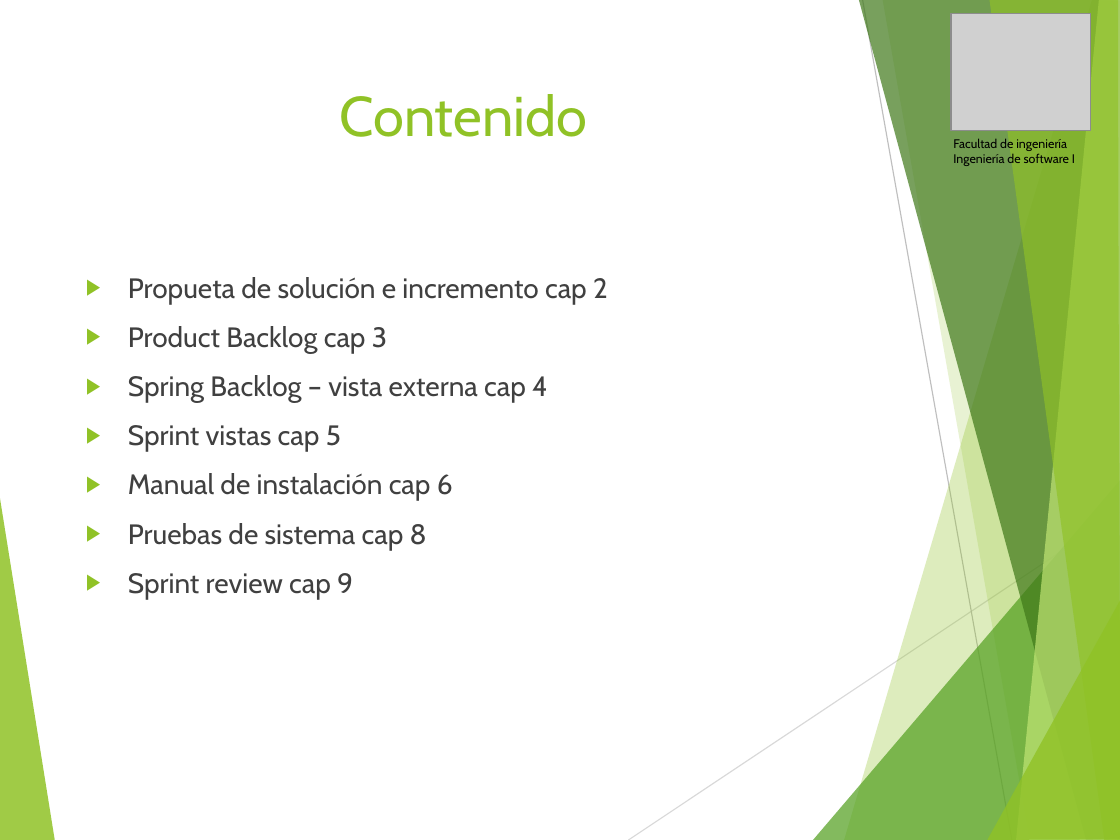
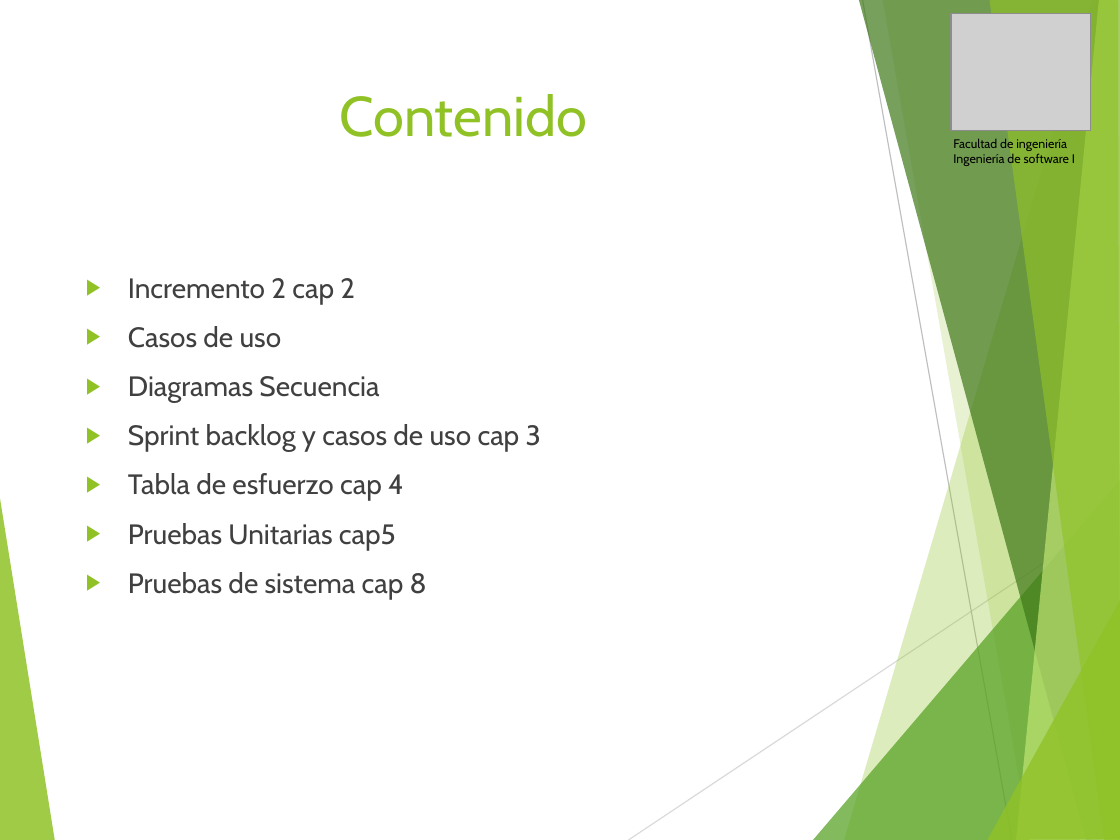
Before and after one commit to vixo23/ING-DE-SOFTWARE, a slide deck: slide 2 of INCREMENTO2/PPTS/PPt Segundo incremento scrum++.pptx. Drawn at 1120x840 pixels with LibreOffice and Linux fonts; fonts in the diff are those of the drawing; grey boxes stand for pictures. Boxes give left, top, right and bottom in pixels: in the first picture for what was removed or moved away, otherwise in the second. Text is boxed around its words. In the diff, an @@ line names an element or a change of style, - is before the commit and + after.

Commit message:
PPT 2do incremento

```diff
--- a/INCREMENTO2/PPTS/PPt Segundo incremento scrum++.pptx
+++ b/INCREMENTO2/PPTS/PPt Segundo incremento scrum++.pptx
@@ text at box(128, 278, 541, 550): text changed @@
-▶ Propueta de solución e incremento cap 2
-▶ Product Backlog cap 3
-▶ Spring Backlog – vista externa cap 4
-▶ Sprint vistas cap 5
-▶ Manual de instalación cap 6
+▶ Incremento 2 cap 2
+▶ Casos de uso
+▶ Diagramas Secuencia
+▶ Sprint backlog y casos de uso cap 3
+▶ Tabla de esfuerzo cap 4
+▶ Pruebas Unitarias cap5
@@ text at box(128, 573, 353, 599): paragraph removed @@
-▶ Sprint review cap 9
```
Also in this commit, not shown: 4 other slides changed, 4 slides added, 6 slides removed.
